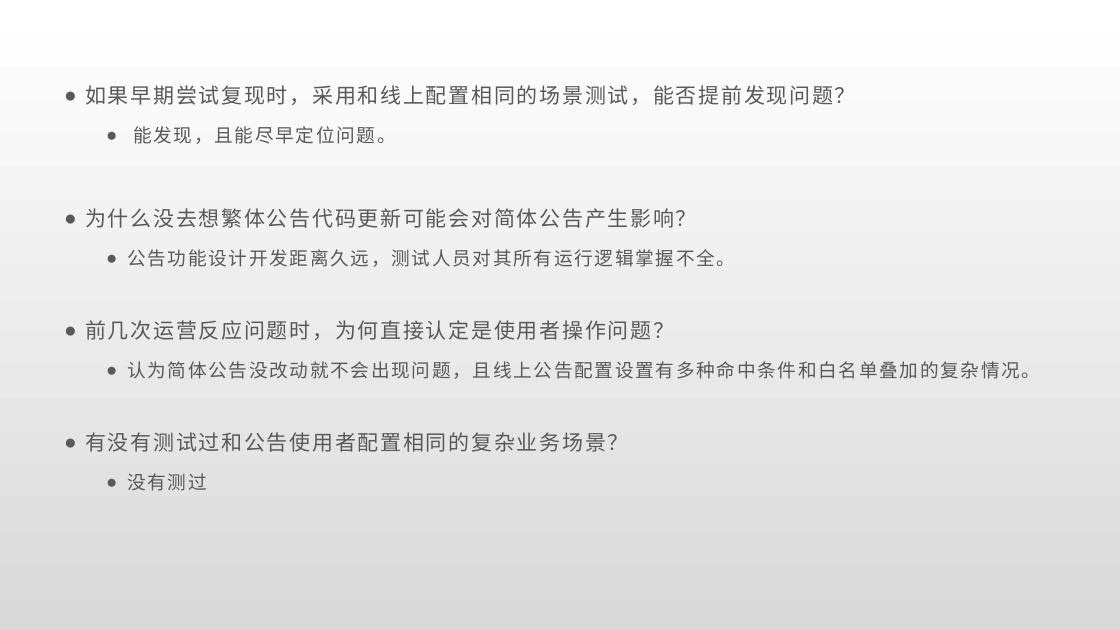
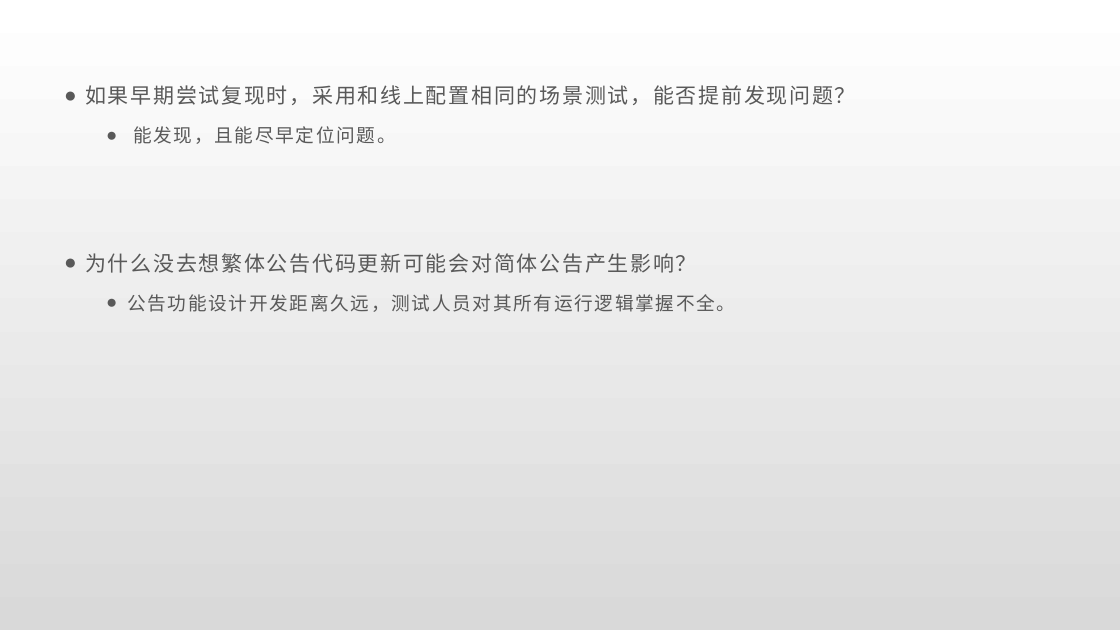
Before and after one commit to Rexixe1993/JavaScriptLesson, a slide deck: slide 20 of 全球版灌篮OBT复盘总结.pptx (slide 18 before the commit). Drawn at 1120x630 pixels with LibreOffice and Linux fonts; fonts in the diff are those of the drawing. Boxes give left, top, right and bottom in pixels: in the first picture for what was removed or moved away, otherwise in the second. Text is boxed around its words. In the diff, an @@ line names an element or a change of style, - is before the commit and + after.

```diff
--- a/全球版灌篮OBT复盘总结.pptx
+++ b/全球版灌篮OBT复盘总结.pptx
@@ text at box(85, 320, 1040, 491): paragraphs removed @@
-● 前几次运营反应问题时，为何直接认定是使用者操作问题？
-  ● 认为简体公告没改动就不会出现问题，且线上公告配置设置有多种命中条件和白名单叠加的复杂情况。
-● 有没有测试过和公告使用者配置相同的复杂业务场景？
-  ● 没有测过
```
Also in this commit, not shown: 5 other slides changed, 5 slides added.
